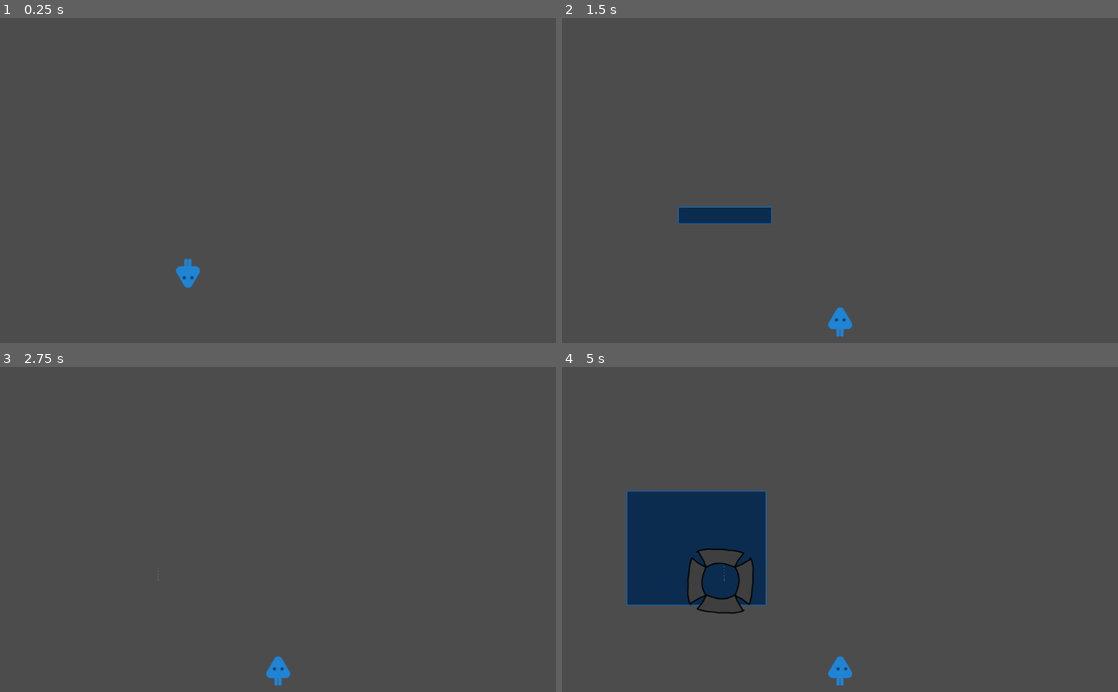
Above: before the commit, frames 1-4 (two rows, left to right).
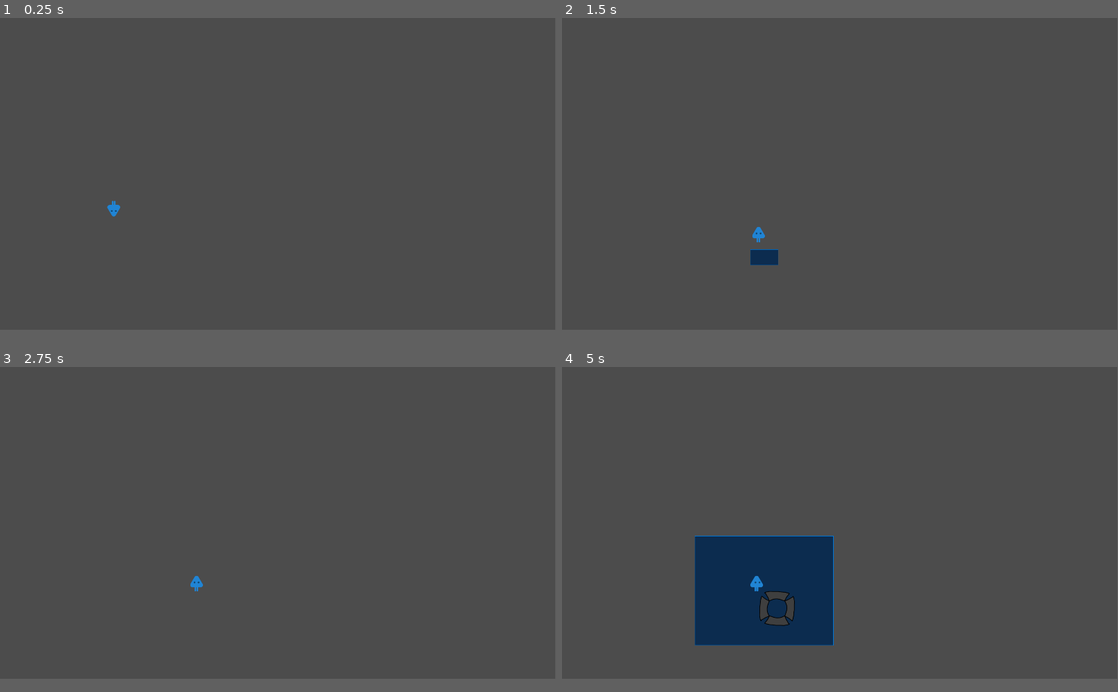
Above: after the commit, the same moments.

Repository: ojas-sanghi/FBLA-puzzle
Game: Godot game, scene res://src/TestScene.tscn
Two runs of this game, one before a commit and one after it. Both use one fixed random seed, a clock stepped at 60 frames per second and the inputs below.
Inputs (mouse positions are in pixels of both pictures, inside the frame that each line leads up to; where the layout moved, square brackets give the same spot in the first picture):
- Up to frame 1 (0.25 s): no input
- Up to frame 2 (1.5 s): move the mouse to (962, 164) at 0.52 s; hold D (move_right) 0.53-1.25 s; click (962, 164) at 0.67 s; tap Space (jump) at 0.77 s; drag from (728, 196) to (812, 245) at 1.27 s
- Up to frame 3 (2.75 s): click (244, 640) [183, 591] at 2 s
- Up to frame 4 (5 s): tap Enter at 2.75 s; move the mouse to (895, 458) at 2.77 s; hold A (move_left) 2.78-3.5 s; drag from (812, 594) to (673, 480) at 3.52 s; move the mouse to (1006, 578) at 4.27 s; hold D (move_right) from 4.28 s (still down); tap Space (jump) at 4.52 s
In our replay, the window is 800x468 before the commit and 799x449 after it. These sizes can differ from the game's own. Grey fills any space a smaller window leaves; there, only what the larger window draws over its background counts as a difference.

The runs differ from the first frame. In frame 1, 0.3% of the frame differs, in the area x 19-36%, y 56-84%; in frame 2, 1.5%; in frame 3, 0.3%; in frame 4, 13%, in the area x 11-53%, y 38-99%.

Commit message:
Player camera adjustments

Diff:
--- a/project.godot
+++ b/project.godot
@@ -40,6 +40,11 @@
 
 Signals="*res://src/Singletons/Signals.gd"
 
+[display]
+
+window/size/width=1920
+window/size/height=1080
+
 [input]
 
 ui_left_mouse_button={
--- a/src/Actors/Player.tscn
+++ b/src/Actors/Player.tscn
@@ -166,4 +166,5 @@
 current = true
 limit_left = 0
 limit_top = 0
-limit_bottom = 600
+limit_right = 1920
+limit_bottom = 1080
--- a/src/TestScene.tscn
+++ b/src/TestScene.tscn
@@ -9,7 +9,7 @@
 extents = Vector2( 511.066, 18.0576 )
 
 [node name="TestScene" type="Node2D"]
-position = Vector2( 28, 19.0488 )
+position = Vector2( 74.9781, 207.982 )
 script = ExtResource( 1 )
 
 [node name="staticbodies" type="Node2D" parent="."]
@@ -18,7 +18,7 @@
 position = Vector2( 66.6708, 19.0488 )
 
 [node name="CollisionShape2D" type="CollisionShape2D" parent="staticbodies/StaticBody2D"]
-position = Vector2( 439.845, 0 )
+position = Vector2( 439.845, -167.454 )
 shape = SubResource( 1 )
 disabled = true
 
